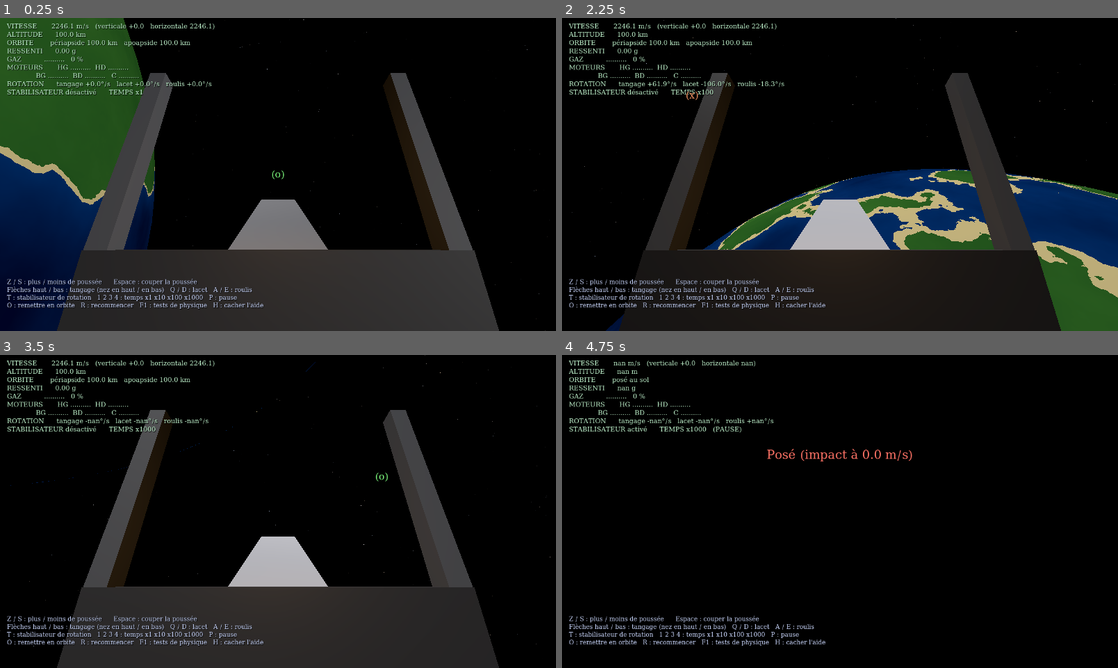
Above: before the commit, frames 1-4 (two rows, left to right).
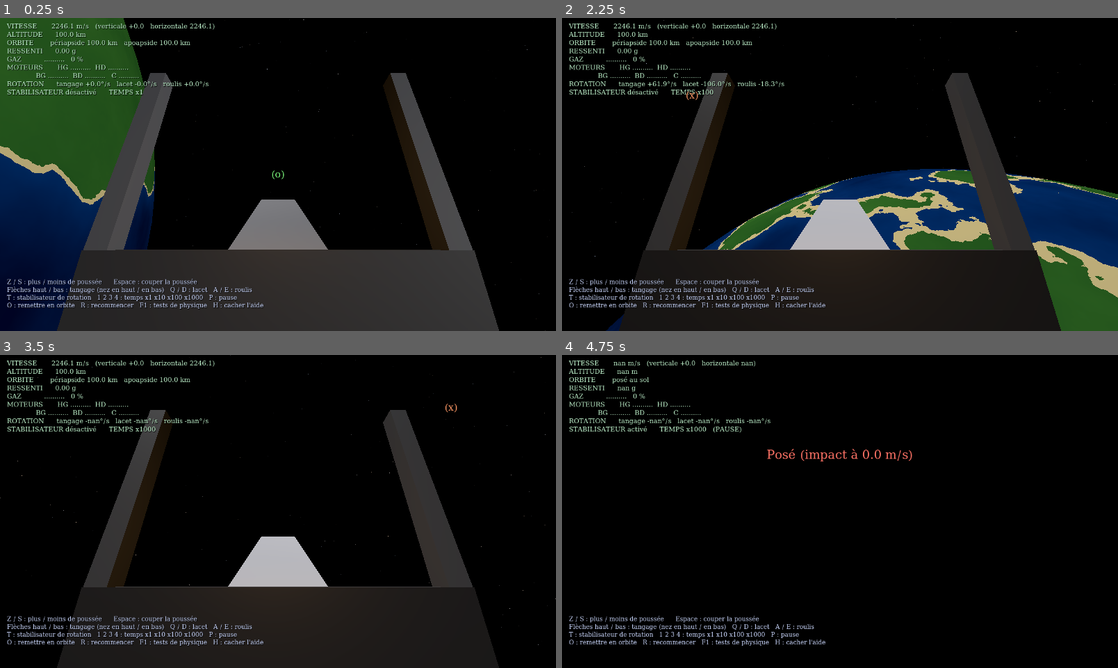
Above: after the commit, the same moments.

Repository: specialeclaudeia-beep/jeu-spatial
Game: Godot game, scene res://scenes/jeu.tscn
Two runs of this game, one before a commit and one after it. Both use one fixed random seed, a clock stepped at 60 frames per second and the inputs below.
Inputs:
- Up to frame 1 (0.25 s): no input
- Up to frame 2 (2.25 s): tap Enter at 0.5 s; hold D 0.53-1.28 s; tap 1 at 0.6 s; tap Space at 0.77, 1.52 s; hold Down 1.28-2.03 s; tap 2 at 1.35 s; hold D from 2.03 s (still down); tap 3 at 2.1 s
- Up to frame 3 (3.5 s): release D at 2.78 s; hold Up from 2.78 s (still down); tap 4 at 2.85 s; tap Space at 3.02 s
- Up to frame 4 (4.75 s): release Up at 3.53 s; hold A from 3.53 s (still down); tap T at 3.6 s; tap Space at 3.77, 4.25, 4.52 s; tap P at 4.35 s

The runs differ from the first frame. In frame 1, 0.1% of the frame differs, in the area x 24-39%, y 20-23%; in frame 2, less than 0.1%; in frame 3, 0.1%; in frame 4, less than 0.1%.

Commit message:
Gravité de plusieurs astres et gradient de gravité, avec 3 nouveaux tests
- gravite() additionne l'attraction de la planète et des autres astres (immobiles pour l'instant)
- couple du gradient de gravité (3·GM/r³ · n × I·n), ajouté aux couples à chaque pas
- tests 10 à 12 : somme des attractions, valeur du couple, balancement en orbite (~19 min)
- les résultats des tests s'affichent aussi dans la console

Co-Authored-By: Claude Opus 5.5 <noreply@anthropic.com>
Claude-Session: https://claude.ai/code/session_01XDnwbkq5MT2C58wTUPKxev

Diff:
--- a/scripts/physique/vaisseau_physique.gd
+++ b/scripts/physique/vaisseau_physique.gd
@@ -5,7 +5,9 @@
 ## appliquées à un endroit précis du vaisseau :
 ##   forces  -> changent la vitesse (translation)
 ##   couples -> changent la vitesse de rotation (couple = position × force)
-## La gravité de la planète agit en permanence. Pas de carburant (autonomie illimitée).
+## La gravité de la planète (et des autres astres) agit en permanence. Pas de carburant.
+## La gravité tire un peu plus sur la partie du vaisseau la plus proche d'un astre : cela crée
+## un petit couple (« gradient de gravité ») qui fait lentement se balancer le vaisseau.
 ##
 ## Repère du vaisseau (comme Godot) : -Z = avant (le nez), +Y = haut, +X = droite.
 ## La position et la vitesse sont gardées en double précision (px, py, pz...), car les
@@ -42,6 +44,14 @@
 # planète
 var gm := 0.0              # constante gravitationnelle × masse de la planète (m³/s²)
 var rayon_planete := 0.0   # m (0 = pas de sol)
+
+# autres astres (lunes, étoiles…) : chacun = { nom, gm, x, y, z } (position en m, double précision).
+# Pour l'instant ils restent immobiles : leur propre mouvement viendra plus tard.
+var autres_astres: Array = []
+
+# couple dû au gradient de gravité (true = calculé, comme dans la réalité)
+var gradient_gravite := true
+var couple_gravite_actuel := Vector3.ZERO   # N·m, repère du vaisseau (pour les tests et l'affichage)
 
 # propulseurs : chacun = { nom, position, direction, poussee_max, consigne (0..1), actuel (0..1) }
 var moteurs: Array = []
@@ -112,16 +122,59 @@
 		var o: float = ordres[t["axe"]] * t["signe"]
 		t["actuel"] = clampf(o, 0.0, 1.0)
 
+func ajouter_astre(nom: String, gm_astre: float, x: float, y: float, z: float) -> void:
+	autres_astres.append({"nom": nom, "gm": gm_astre, "x": x, "y": y, "z": z})
+
 # =====================================================================
 # SIMULATION
 # =====================================================================
+## Accélération due à la gravité au point (x, y, z) : somme des attractions de tous les astres
+## (loi de Newton : a = G·M / r², dirigée vers l'astre).
 func gravite(x: float, y: float, z: float) -> Array:
-	if gm == 0.0:
-		return [0.0, 0.0, 0.0]
-	var r2 := x * x + y * y + z * z
-	var r := sqrt(r2)
-	var k := -gm / (r2 * r)
-	return [k * x, k * y, k * z]
+	var ax := 0.0
+	var ay := 0.0
+	var az := 0.0
+	if gm != 0.0:
+		var r2 := x * x + y * y + z * z
+		var k := -gm / (r2 * sqrt(r2))
+		ax += k * x
+		ay += k * y
+		az += k * z
+	for a in autres_astres:
+		var dx: float = x - float(a["x"])
+		var dy: float = y - float(a["y"])
+		var dz: float = z - float(a["z"])
+		var d2 := dx * dx + dy * dy + dz * dz
+		var k2 := -float(a["gm"]) / (d2 * sqrt(d2))
+		ax += k2 * dx
+		ay += k2 * dy
+		az += k2 * dz
+	return [ax, ay, az]
+
+
+## Couple du gradient de gravité (repère du vaisseau), pour un astre situé à (dx, dy, dz) du
+## vaisseau. Formule classique (Orbiter, Basilisk) : couple = 3·GM/r³ · (n × (I·n)),
+## n = direction de l'astre vue depuis le vaisseau. Il est nul quand un axe principal pointe
+## vers l'astre, et il tend à tourner l'axe le plus long du vaisseau (nez-queue) vers l'astre.
+func _couple_un_astre(gm_astre: float, dx: float, dy: float, dz: float, vers_corps: Basis) -> Vector3:
+	var r := sqrt(dx * dx + dy * dy + dz * dz)
+	if r <= 0.0:
+		return Vector3.ZERO
+	var n: Vector3 = vers_corps * Vector3(dx / r, dy / r, dz / r)
+	var i_n := Vector3(inertie.x * n.x, inertie.y * n.y, inertie.z * n.z)
+	return n.cross(i_n) * (3.0 * gm_astre / (r * r * r))
+
+
+func couple_gravite() -> Vector3:
+	if not gradient_gravite:
+		return Vector3.ZERO
+	var vers_corps := Basis(orientation).inverse()
+	var c := Vector3.ZERO
+	if gm != 0.0:
+		c += _couple_un_astre(gm, -px, -py, -pz, vers_corps)
+	for a in autres_astres:
+		c += _couple_un_astre(float(a["gm"]), float(a["x"]) - px, float(a["y"]) - py, float(a["z"]) - pz, vers_corps)
+	return c
 
 
 ## Avance la simulation de dt secondes.
@@ -143,6 +196,9 @@
 			var f2: Vector3 = t["direction"] * (float(t["poussee_max"]) * float(t["actuel"]))
 			f_corps += f2
 			couple += (t["position"] as Vector3).cross(f2)
+	# le gradient de gravité ajoute son propre petit couple
+	couple_gravite_actuel = couple_gravite()
+	couple += couple_gravite_actuel
 	var base := Basis(orientation)
 	var a_p: Vector3 = (base * f_corps) / masse   # accélération due à la poussée (repère monde)
 
--- a/scripts/tests_physique.gd
+++ b/scripts/tests_physique.gd
@@ -52,6 +52,7 @@
 		reussis += 1
 	var etiquette := "[color=#5fe08a][OK][/color]" if ok else "[color=#ff6b6b][ÉCHEC][/color]"
 	texte.append_text("%s [b]%s[/b]\n      %s\n\n" % [etiquette, titre, detail])
+	print("%s %s : %s" % ["[OK]" if ok else "[ÉCHEC]", titre, detail])   # aussi dans la console
 
 
 func _lancer() -> void:
@@ -163,6 +164,63 @@
 	_resultat(absf(o["peri"] - 100000.0) < 1.0 and absf(o["apo"] - 100000.0) < 1.0, "Calcul de l'orbite",
 		"Orbite circulaire à 100 km : périapside %.1f m, apoapside %.1f m." % [o["peri"], o["apo"]])
 
+	# 10. Plusieurs astres : la gravité est la somme exacte des attractions
+	v = _nouveau(true)
+	var gm_lune := GM * 0.0123
+	var xl := 3.0e6
+	v.ajouter_astre("lune", gm_lune, xl, 0.0, 0.0)
+	var xs := R + 500000.0
+	var g10: Array = v.gravite(xs, 0.0, 0.0)
+	var att10 := -GM / (xs * xs) + gm_lune / ((xl - xs) * (xl - xs))
+	var ok10a: bool = absf(float(g10[0]) - att10) < 1e-12 * absf(att10) and absf(float(g10[1])) < 1e-15 and absf(float(g10[2])) < 1e-15
+	# entre deux astres identiques, au milieu, les attractions s'annulent : le vaisseau ne bouge pas
+	var v10 = _nouveau(false)
+	v10.gradient_gravite = false
+	v10.ajouter_astre("A", GM, -2.0e6, 0.0, 0.0)
+	v10.ajouter_astre("B", GM, 2.0e6, 0.0, 0.0)
+	for i in 12000:
+		v10.pas(1.0 / 120.0)
+	var ok10b: bool = v10.vitesse() < 1e-9 and v10.distance_centre() < 1e-6
+	_resultat(ok10a and ok10b, "Gravité de plusieurs astres",
+		"Planète + lune : %.6f m/s² (attendu %.6f). Au milieu de deux astres identiques pendant 100 s : vitesse %.9f m/s (attendu 0)." % [float(g10[0]), att10, v10.vitesse()])
+
+	# 11. Gradient de gravité : couple nul nez vers la planète, valeur exacte à 45°
+	v = _nouveau(true)
+	var r11 := R + 100000.0
+	v.px = r11
+	# nez (-Z) vers la planète (-X monde), axe de tangage (X du vaisseau) = Y monde
+	var base_nadir := Basis(Vector3(0, 1, 0), Vector3(0, 0, 1), Vector3(1, 0, 0))
+	v.orientation = Quaternion(base_nadir)
+	var c_aligne: Vector3 = v.couple_gravite()
+	v.orientation = Quaternion(base_nadir) * Quaternion(Vector3.RIGHT, PI / 4.0)
+	var c45: Vector3 = v.couple_gravite()
+	var att11: float = 3.0 * GM / (r11 * r11 * r11) * (v.inertie.y - v.inertie.z) * 0.5
+	var ok11: bool = c_aligne.length() < 1e-6 * att11 and absf(absf(c45.x) - att11) < 1e-4 * att11 and absf(c45.y) < 1e-4 * att11 and absf(c45.z) < 1e-4 * att11
+	_resultat(ok11, "Gradient de gravité (valeur du couple)",
+		"Nez vers la planète : %.9f N·m (attendu 0). Penché de 45° : %.4f N·m (attendu %.4f), soit environ 8 000 fois moins que les propulseurs de tangage." % [c_aligne.length(), absf(c45.x), att11])
+
+	# 12. Balancement en orbite : penché de 5°, le vaisseau oscille autour de la direction de la planète
+	v = _nouveau(true)
+	v.placer_en_orbite(100000.0)
+	var n12 := sqrt(GM / (r11 * r11 * r11))              # vitesse de rotation de l'orbite (rad/s)
+	var theta0 := deg_to_rad(5.0)
+	v.orientation = Quaternion(base_nadir) * Quaternion(Vector3.RIGHT, theta0)
+	v.omega = Vector3(n12, 0, 0)                           # il tourne avec l'orbite, comme un satellite
+	var w_lib: float = n12 * sqrt(3.0 * (v.inertie.y - v.inertie.z) / v.inertie.x)
+	var t_lib: float = TAU / w_lib                               # durée d'un aller-retour prévue
+	var angle_min := INF
+	var n12_pas: int = int(round(t_lib / 0.1))
+	for i in n12_pas:
+		v.pas(0.1)
+		var nez: Vector3 = Basis(v.orientation) * Vector3(0, 0, -1)
+		var vers_planete := Vector3(-v.px, -v.py, -v.pz).normalized()
+		angle_min = minf(angle_min, acos(clampf(nez.dot(vers_planete), -1.0, 1.0)))
+	var nez_f: Vector3 = Basis(v.orientation) * Vector3(0, 0, -1)
+	var angle_f: float = acos(clampf(nez_f.dot(Vector3(-v.px, -v.py, -v.pz).normalized()), -1.0, 1.0))
+	var ok12: bool = angle_min < 0.1 * theta0 and absf(angle_f - theta0) < 0.15 * theta0
+	_resultat(ok12, "Balancement dû à la gravité",
+		"Penché de 5° en orbite, sans moteur : passe à %.2f° de la planète puis revient à %.2f° après %.0f s (aller-retour prévu : %.0f s, soit %.0f min)." % [rad_to_deg(angle_min), rad_to_deg(angle_f), n12_pas * 0.1, t_lib, t_lib / 60.0])
+
 	var duree := (Time.get_ticks_msec() - debut) / 1000.0
 	var couleur := "#5fe08a" if reussis == total else "#ffcc55"
 	texte.append_text("[b][color=%s]%d / %d tests réussis[/color][/b]  (%.1f s de calcul)\n" % [couleur, reussis, total, duree])
